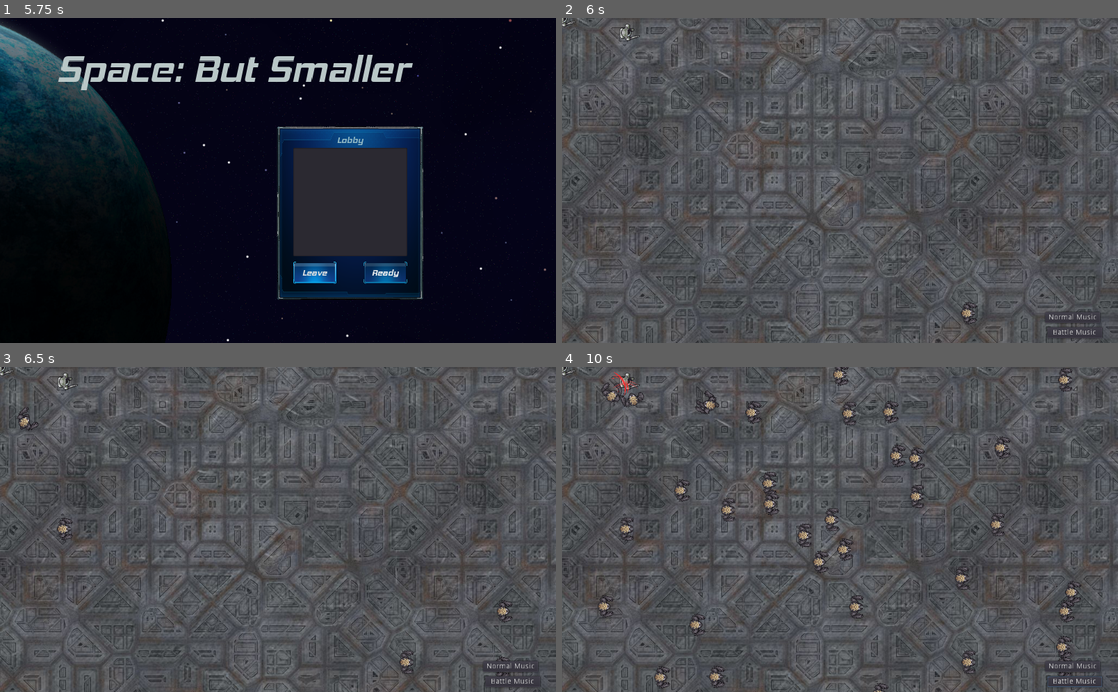
Above: before the commit, frames 1-4 (two rows, left to right).
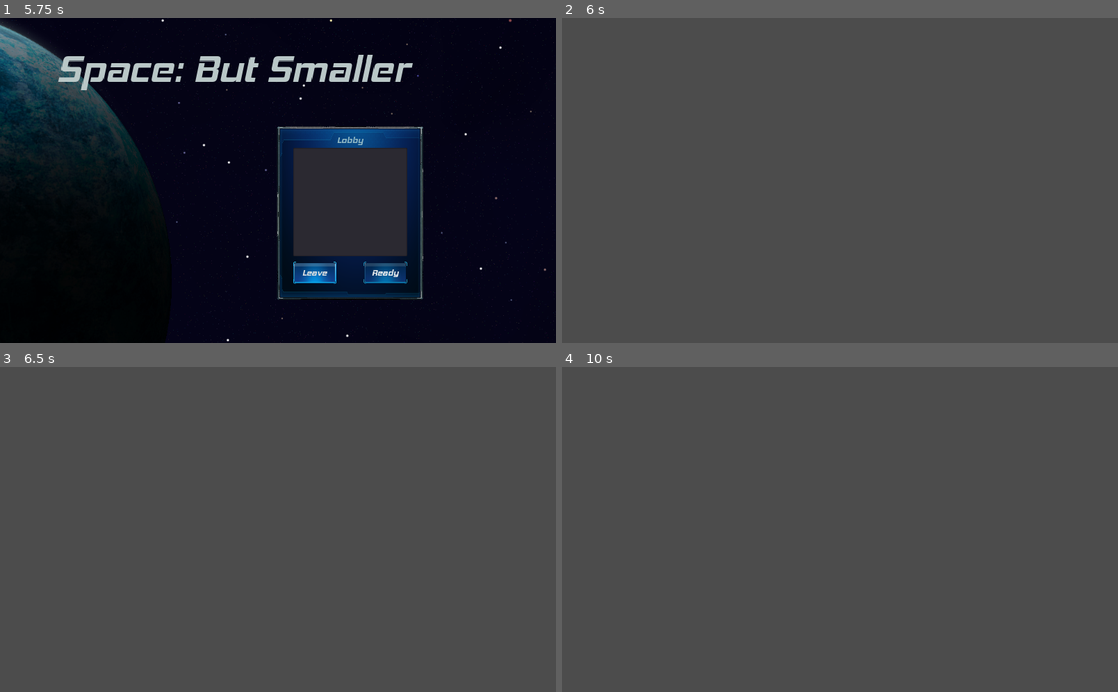
Above: after the commit, the same moments.

Repository: Bradels/minijam2022
Game: Godot game, scene res://Scenes/Main.tscn
Same seed, same stepped clock (60 frames per second), same inputs: the game is played once before the commit and once after it.
Inputs (mouse positions are in pixels of both pictures, inside the frame that each line leads up to):
- Up to frame 1 (5.75 s): move the mouse to (400, 164) at 0.52 s; press the mouse at (400, 164) at 0.53 s; hold D (right) 0.53-1.25 s; release the mouse at (400, 164) at 1.25 s; click "Host Game" at 1.25 s; click "4" at 2 s; click "Host" at 2.75 s; click "Back" at 3.5 s; click "Join Game" at 4.25 s; click "Join" at 5 s
- Up to frame 2 (6 s): click "Ready" at 5.75 s
- Up to frame 3 (6.5 s): no input
- Up to frame 4 (10 s): click (1073, 666) at 6.5 s, where only the run before the commit has a clickable "Normal Music"; click (1073, 682) at 7.25 s, where only the run before the commit has a clickable "Battle Music"; move the mouse to (728, 545) at 8.02 s; hold S (down) 8.03-8.78 s; right-click (728, 545) at 8.1 s; move the mouse to (895, 458) at 8.77 s; hold D (right) 8.78-9.53 s; hold Mouse wheel up (zoom_in) 8.78-9.53 s; move the mouse to (812, 594) at 9.52 s; hold W (ship_forward) from 9.53 s (still down); tap Mouse wheel down (zoom_out) at 9.6 s

Frame 1 is identical in both runs. In frame 2, 19% of the frame differs, in the area x 0-100%, y 0-100%; in frame 3, 19%; in frame 4, 21%.
Error after the commit: Attempt to call function 'get_children' in base 'null instance' on a null instance. (res://Scripts/Main.gd:8)

Commit message:
feat: implement new multiplayer test level and player manager

Diff:
--- /dev/null
+++ b/Components/Managers/PlayerManager/PlayerManager.gd
@@ -0,0 +1,37 @@
+extends Node
+
+onready var entity = preload("res://Scenes/Entities/Player.tscn")
+onready var level = get_parent()
+
+onready var is_multiplayer = get_tree().has_network_peer()
+onready var current_id = get_tree().get_network_unique_id()
+
+var player_nodes = {}
+var players_node
+
+
+func _ready():
+	players_node = Node2D.new()
+	players_node.name = 'Players'
+	call_deferred('_setup')
+
+
+func _setup():
+	level.add_child(players_node)
+	_spawn_players()
+
+
+func _spawn_players():
+	if is_multiplayer:
+		for id in Server.get_player_ids():
+			var player = entity.instance()
+			player.id = id
+			player.is_current = id == current_id
+			player_nodes[id] = player
+	else:
+		var player = entity.instance()
+		player.is_current = true
+		player_nodes[0] = player
+
+	for id in player_nodes:
+		players_node.add_child(player_nodes[id])
--- /dev/null
+++ b/Components/Managers/PlayerManager/PlayerManager.tscn
@@ -0,0 +1,6 @@
+[gd_scene load_steps=2 format=2]
+
+[ext_resource path="res://Components/Managers/PlayerManager/PlayerManager.gd" type="Script" id=1]
+
+[node name="PlayerManager" type="Node"]
+script = ExtResource( 1 )
--- /dev/null
+++ b/Levels/MultiplayerTest.tscn
@@ -0,0 +1,7 @@
+[gd_scene load_steps=2 format=2]
+
+[ext_resource path="res://Components/Managers/PlayerManager/PlayerManager.tscn" type="PackedScene" id=1]
+
+[node name="Level" type="Node2D"]
+
+[node name="PlayerManager" parent="." instance=ExtResource( 1 )]
--- a/Scenes/Locations/Location.tscn
+++ b/Scenes/Locations/Location.tscn
@@ -1,6 +1,6 @@
 [gd_scene load_steps=8 format=2]
 
-[ext_resource path="res://Scenes/PlayerNetworkSpawner.tscn" type="PackedScene" id=1]
+[ext_resource path="res://Scripts/PlayerNetworkSpawner.gd" type="Script" id=1]
 [ext_resource path="res://Scripts/Location.gd" type="Script" id=2]
 [ext_resource path="res://Scenes/Spawners/EnemySpawner.tscn" type="PackedScene" id=3]
 [ext_resource path="res://Scenes/Entities/Player.tscn" type="PackedScene" id=4]
@@ -28,13 +28,11 @@
 position = Vector2( 736, 736 )
 texture = ExtResource( 7 )
 
-[node name="PlayerNetworkSpawner" parent="." instance=ExtResource( 1 )]
+[node name="EnemySpawner" parent="." instance=ExtResource( 3 )]
+
+[node name="PlayerNetworkSpawner" type="Node2D" parent="."]
 position = Vector2( -119, 41 )
-player1 = NodePath("../Player1")
-player2 = NodePath("../Player2")
-player3 = NodePath("../Player3")
-
-[node name="EnemySpawner" parent="." instance=ExtResource( 3 )]
+script = ExtResource( 1 )
 
 [node name="Player1" parent="." instance=ExtResource( 4 )]
 
--- a/Scenes/PlayerNetworkSpawner.tscn
+++ /dev/null
@@ -1,6 +0,0 @@
-[gd_scene load_steps=2 format=2]
-
-[ext_resource path="res://Scripts/PlayerNetworkSpawner.gd" type="Script" id=1]
-
-[node name="PlayerNetworkSpawner" type="Node2D"]
-script = ExtResource( 1 )
--- a/Scripts/Entities/Player/Network.gd
+++ b/Scripts/Entities/Player/Network.gd
@@ -11,18 +11,20 @@
 	object.connect("entity_creates_entity",self,"_on_entity_spawns")
 
 
-
 func _process(_delta):
 	pass
+
 
 func _on_entity_updated(props):
 	if rpc_ready:
 		rpc_unreliable("entity_updated",props)
 	pass # Replace with function body.
 
+
 remote func entity_updated(props):
 	for prop in props:
 		object[prop] = props[prop]
+
 
 func _on_entity_spawns(props):
 	if is_host:
@@ -31,14 +33,15 @@
 		print("client pew")
 		rpc_unreliable_id(1,"spawn_entity",props)
 
+
 remote func spawn_entity(entity):
-		var position = entity.position
-		var rotation = entity.rotation
-		var velocity = entity.velocity
-		var scene_path = entity.scene_path
-		var scene = load(scene_path)
-		var instance = scene.instance()
-		instance.position = position
-		instance.rotation = rotation
-		instance.velocity = velocity
-		get_tree().root.add_child(instance)
+	var position = entity.position
+	var rotation = entity.rotation
+	var velocity = entity.velocity
+	var scene_path = entity.scene_path
+	var scene = load(scene_path)
+	var instance = scene.instance()
+	instance.position = position
+	instance.rotation = rotation
+	instance.velocity = velocity
+	get_tree().root.add_child(instance)
--- a/Scripts/Entities/Player/Player.gd
+++ b/Scripts/Entities/Player/Player.gd
@@ -14,22 +14,25 @@
 var fire_rate : float = 2
 onready var bullet_delta : float = 1 / fire_rate
 
-var is_active_player = false
 onready var _camera = $Camera
 onready var _nozzle = $Nozzle
 onready var _sprite = $AnimatedSprite
 
+var is_current = false
+var is_multiplayer = false
+
+var id = 0
 var networked_props = ["position","rotation"]
 
 
 func _ready():
 	if !get_tree().has_network_peer():
-		is_active_player = true
-	_camera.current = is_active_player
+		is_current = true
+	_camera.current = is_current
 
 
 func _physics_process(_delta):
-	if is_active_player:
+	if is_current:
 		var moving = false
 		var motion = Vector2()
 		motion.x = 0
@@ -70,7 +73,7 @@
 	return networked_values
 
 remote func network_entity_updated(props):
-	if !is_active_player:
+	if !is_current:
 		for prop in props:
 			print("print here for success")
 			self[prop] = props[prop]
@@ -82,10 +85,11 @@
 
 
 func _process(delta):
-	if is_active_player:
+	if is_current:
 		emit_signal("entity_updated",{
-				"position":position,
-				"rotation":rotation})
+			"position": position,
+			"rotation": rotation
+		})
 		bullet_time += delta
 		if (bullet_time < bullet_delta):
 			return
--- a/Scripts/Menu.gd
+++ b/Scripts/Menu.gd
@@ -92,8 +92,9 @@
 
 # Lobby Menu functions
 func _on_LobbyMenu_ReadyButton_pressed():
-	var scene = load("res://Scenes/Locations/Location.tscn")
-	get_node("/root/Main").add_child(scene.instance())
+	$MenuMusic.stop()
+	var scene = load("res://Levels/MultiplayerTest.tscn")
+	root.change_scene(scene.instance())
 	change_menu("")
 	$MenuMusic.stop()
 	is_in_game = true
--- a/Scripts/NetworkManager.gd
+++ b/Scripts/NetworkManager.gd
@@ -1,27 +1,29 @@
 extends Node
 
-signal entity_moved
 
 var is_host
 var local_player
 
+
 func _ready():
 	var id = get_tree().get_network_unique_id()
 	is_host = (id == 1 || id == 0)
-	connect("entity_moved", self, "_on_entity_moved")
+	var _result = connect("entity_moved", self, "_on_entity_moved")
 
 
-func _on_entity_updated(entity,props):
+func _on_entity_updated(_entity, props):
 	if is_host:
 		rpc_unreliable("network_entity_updated",props)
 	else:
 		rpc_unreliable_id(1,"network_entity_updated",props)
 
-func _on_entity_spawned(entity_owner,props):
+
+func _on_entity_spawned(_entity_owner, props):
 	if is_host:
 		rpc_unreliable("spawn_entity",props)
 	else:
 		rpc_unreliable_id(1,"spawn_entity",props)
+
 
 remote func spawn_entity(entity):
 	if get_tree().get_rpc_sender_id() != 1:
--- a/Scripts/PlayerNetworkSpawner.gd
+++ b/Scripts/PlayerNetworkSpawner.gd
@@ -27,5 +27,5 @@
 		new_player.name = str(id)
 		var player_id = get_tree().get_network_unique_id()
 		if id == player_id:
-			new_player.is_active_player = true
+			new_player.is_current = true
 			NetworkManager.local_player = new_player
